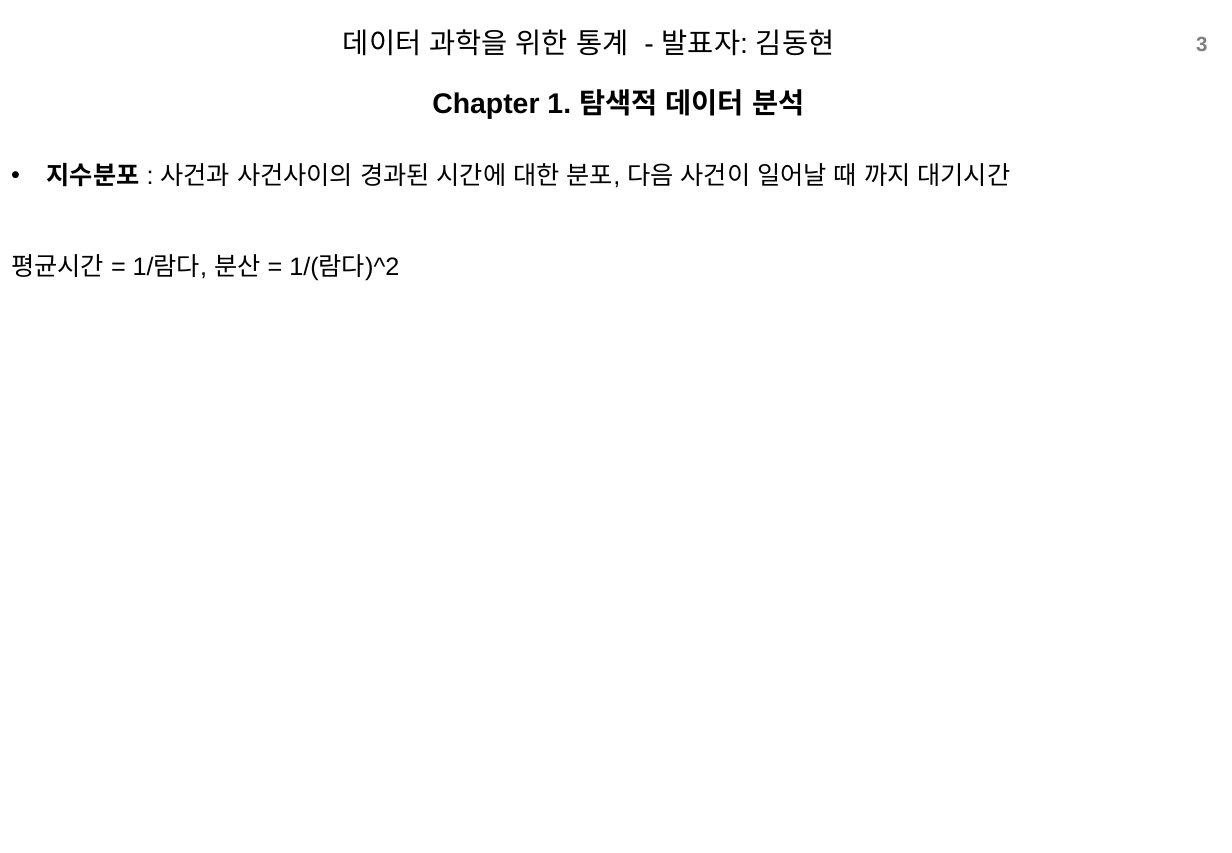
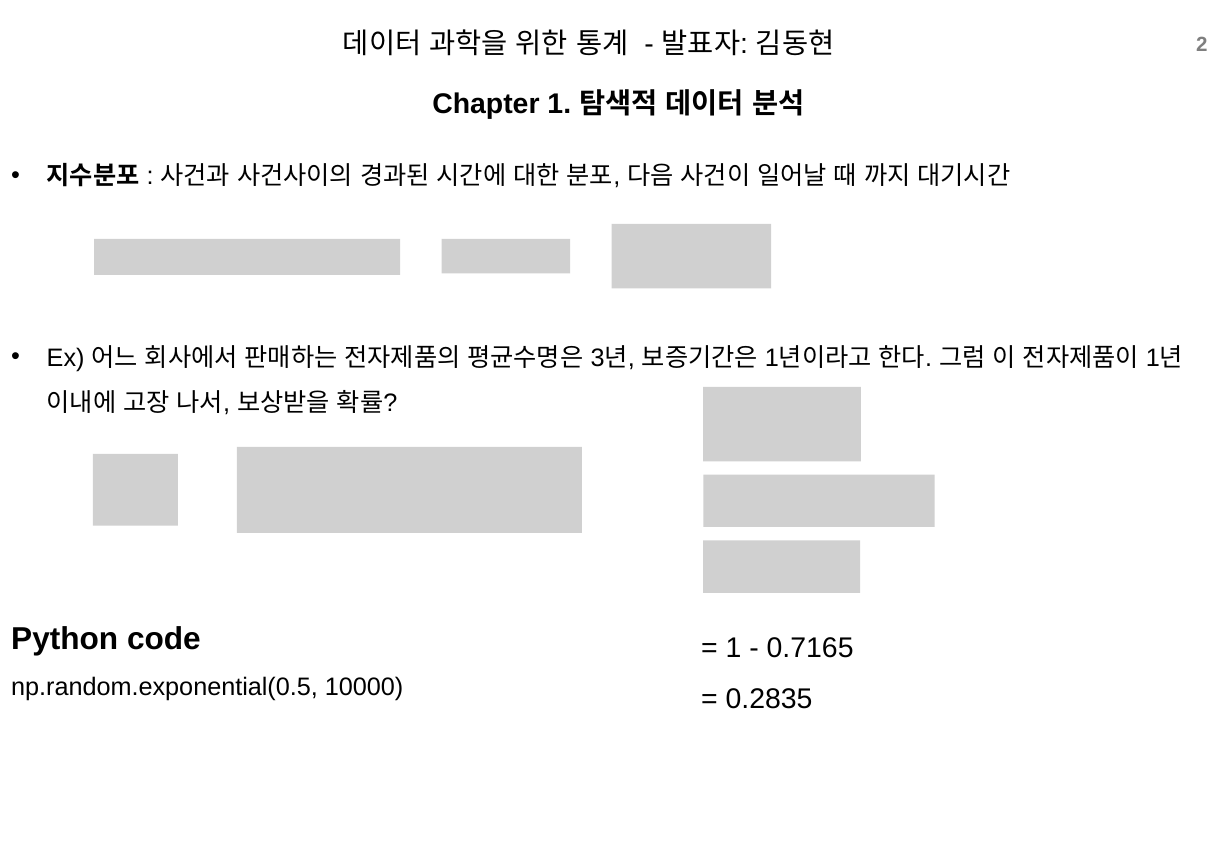
Before and after one commit to xddongx/flexink, a slide deck: slide 2 of study/ppt/[스터디]2.10푸아송_KDH.pptx (slide 3 before the commit). Drawn at 1232x853 pixels with LibreOffice and Linux fonts; fonts in the diff are those of the drawing; grey boxes stand for pictures; background and template pictures are left out. Boxes give left, top, right and bottom in pixels: in the first picture for what was removed or moved away, otherwise in the second. Text is boxed around its words. In the diff, an @@ line names an element or a change of style, - is before the commit and + after.

```diff
--- a/study/ppt/[스터디]2.10푸아송_KDH.pptx
+++ b/study/ppt/[스터디]2.10푸아송_KDH.pptx
@@ page number at <box>1196,36,1207,51</box>: text changed @@
-3
+2
@@ picture added at <box>94,239,400,275</box> @@
@@ picture added at <box>441,239,570,273</box> @@
@@ picture added at <box>612,224,771,289</box> @@
@@ text at <box>11,345,1183,701</box>: text changed @@
-평균시간 = 1/람다, 분산 = 1/(람다)^2
+• Ex) 어느 회사에서 판매하는 전자제품의 평균수명은 3년, 보증기간은 1년이라고 한다. 그럼 이 전자제품이 1년 이내에 고장 나서, 보상받을 확률?
+Python code
+np.random.exponential(0.5, 10000)
@@ picture added at <box>703,387,861,462</box> @@
@@ picture added at <box>237,447,581,534</box> @@
@@ picture added at <box>93,454,179,526</box> @@
@@ picture added at <box>703,474,934,527</box> @@
@@ picture added at <box>703,540,860,593</box> @@
@@ text added at <box>726,637,854,709</box>, 18 pt, text #000000 @@
+= 1 - 0.7165
+= 0.2835
```
Also in this commit, not shown: 1 other slide changed, 1 slide removed, 1 other file.
